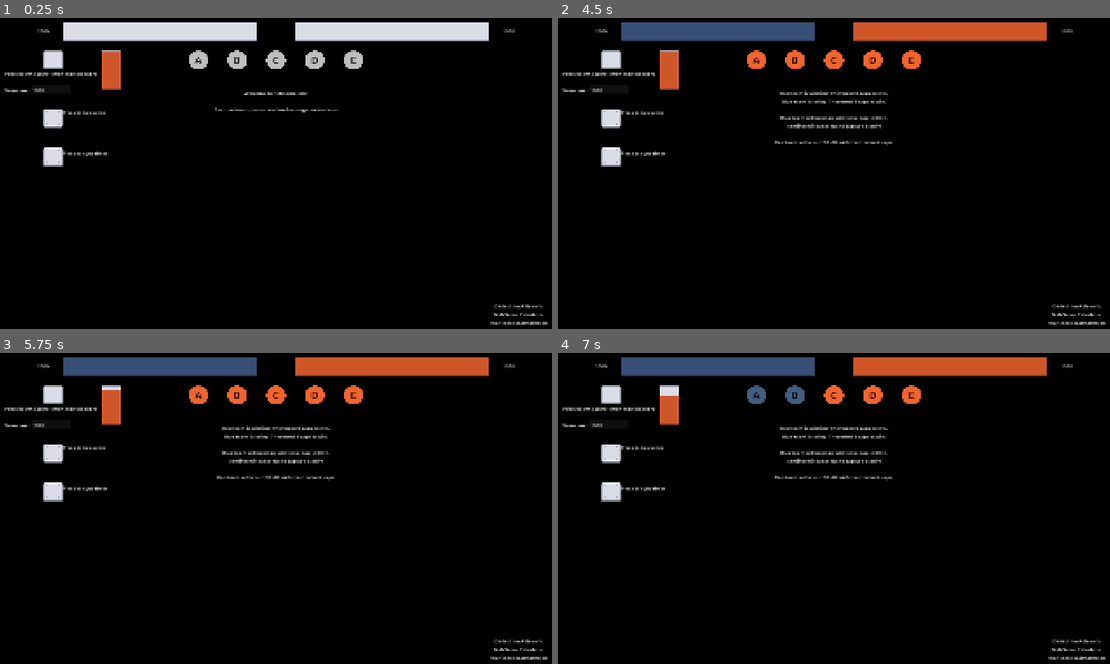
Above: before the commit, frames 1-4 (two rows, left to right).
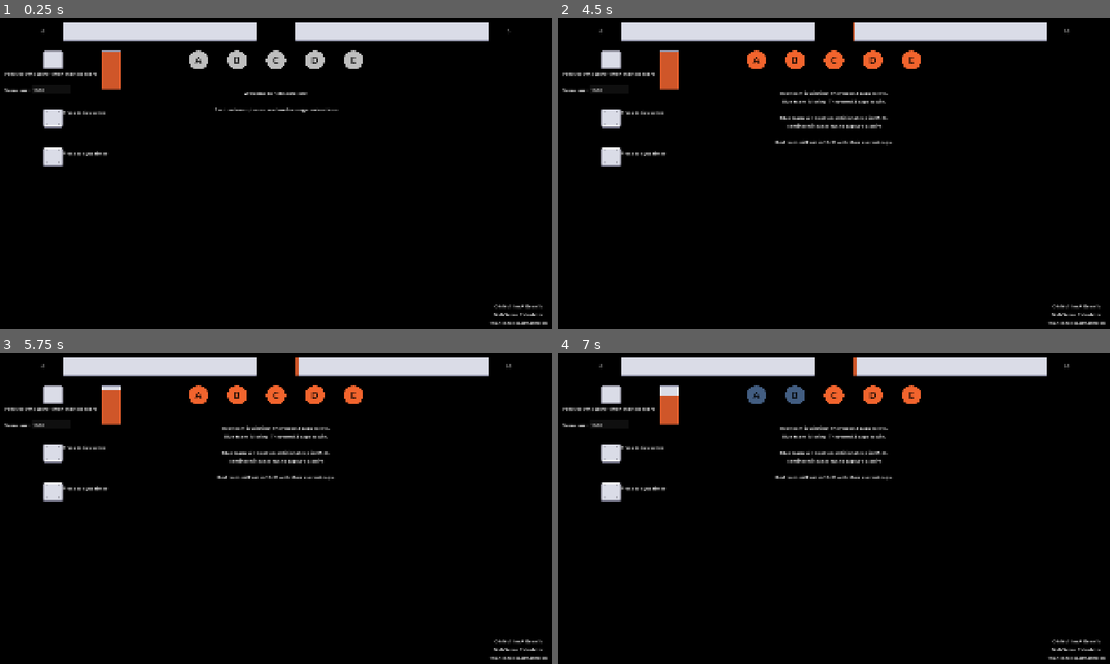
Above: after the commit, the same moments.

Repository: matthew-cavener/neb-control-score-calculator
Game: Godot game, scene res://scenes/main.tscn
The game is run twice, just before and just after one commit, with the same random seed, the same clock (stepped at 60 frames per second) and the same inputs.
Inputs (mouse positions are in pixels of both pictures, inside the frame that each line leads up to):
- Up to frame 1 (0.25 s): no input
- Up to frame 2 (4.5 s): click "A" at 0.5 s; click "B" at 1.25 s; click "C" at 2 s; click "D" at 2.75 s; click "E" at 3.5 s; click (613, 58) at 4.25 s
- Up to frame 3 (5.75 s): click (55, 452) at 5 s
- Up to frame 4 (7 s): click "A" at 5.75 s; click "B" at 6.5 s

The runs differ from the first frame. In frame 1, less than 0.1% of the frame differs, in the area x 6-94%, y 3-5%; in frame 2, 4.5%, in the area x 6-94%, y 1-41%; in frame 3, 4.5%; in frame 4, 4.5%.

Commit message:
oops, needed that after all

Diff:
--- a/godot/scenes/main.gd
+++ b/godot/scenes/main.gd
@@ -11,7 +11,14 @@
 @onready var max_time = Constants.SCORE_TIMER_INTERVAL * score_limit / Constants.SCORE_PER_CAP_POINT
 
 func _ready() -> void:
+
+    reset_scores()
     Events.connect("score_timer_timeout", _on_score_timer_timeout)
+
+
+func reset_scores() -> void:
+    $BlueTeamScore.text = "0"
+    $RedTeamScore.text = "0"
 
 
 func calculate_score() -> void:
